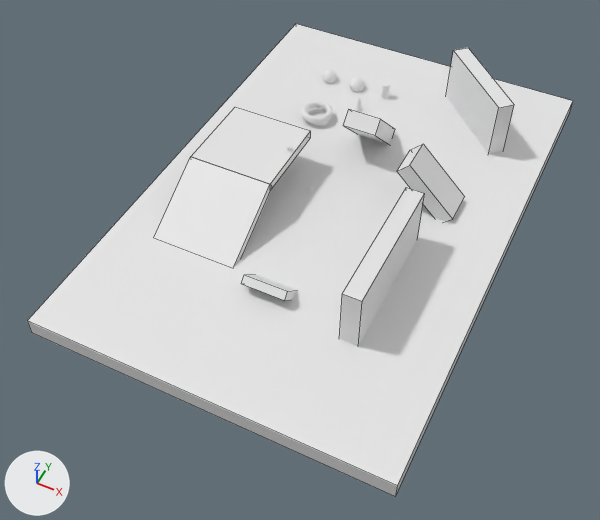
An edit to the Blender file blender4/map.blend, drawn before and after from the same camera.
Camera for both pictures: a 50 mm camera at (137.0, -318.0, 332.0) aimed at (-3.0, -38.0, -17.0). Every picture has the same lights, and +X, +Y and +Z are marked at lower left. Mesh edges are drawn as thin lines on the coarser meshes.
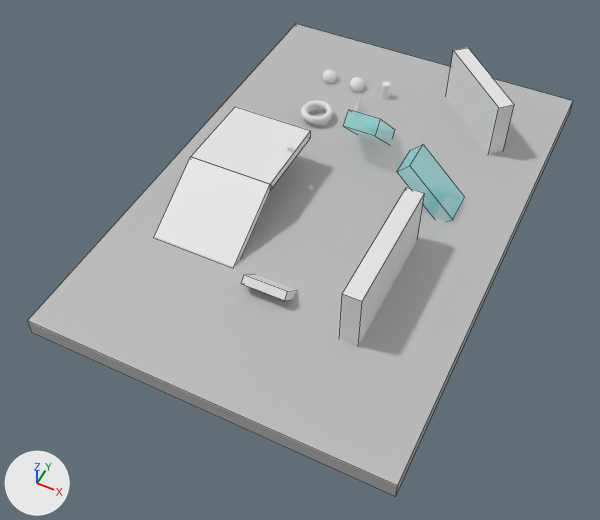
Scene script edits in JSON lines:
```json
{"op": "set", "path": "mat_material.base_color", "old": "(0.8, 0.8, 0.8)", "new": "(0.5, 0.5, 0.5)", "note": "white #e7e7e7 -> grey #bcbcbc"}
{"op": "add", "block": "mat_field", "code": ["mat_field = principled_material('Field')", "mat_field.base_color = (0.0, 1.0, 1.0)  # cyan #00ffff", "mat_field.roughness = 0.0", "mat_field.alpha = 0.25"]}
{"block": "me_cube_010", "where": "me_cube_010.from_pydata(...)  # 8 vertices, 6 faces; spans x -1.0..1.0, y -1.0..1.0, z -1.0..1.0"}
{"op": "add", "block": "me_cube_010", "code": "me_cube_010.materials.append(mat_field)  # cyan #00ffff"}
{"block": "me_cube_007", "where": "me_cube_007.from_pydata(...)  # 8 vertices, 6 faces; spans x -1.0..1.0, y -1.0..1.0, z -1.0..1.0"}
{"op": "add", "block": "me_cube_007", "code": "me_cube_007.materials.append(mat_field)  # cyan #00ffff"}
{"op": "set", "path": "ob_cube_007.location", "old": "(0.0, 50.0, 14.3)", "new": "(0.0, 50.0, 14.0)"}
```

Changed parts and their boxes (x1, y1, x2, y2) in the pictures (600 x 520 px):
```json
{"object": "Cube", "change": "recoloured", "before": [27, 24, 573, 496], "after": [27, 24, 573, 496], "on screen": "white to grey"}
{"object": "Cube.006", "change": "recoloured", "before": [397, 144, 464, 222], "after": [397, 144, 464, 222], "on screen": "grey to cyan"}
{"object": "Cube.007", "change": "recoloured, moved", "before": [343, 109, 395, 144], "after": [343, 110, 395, 144], "on screen": "white to cyan"}
```
